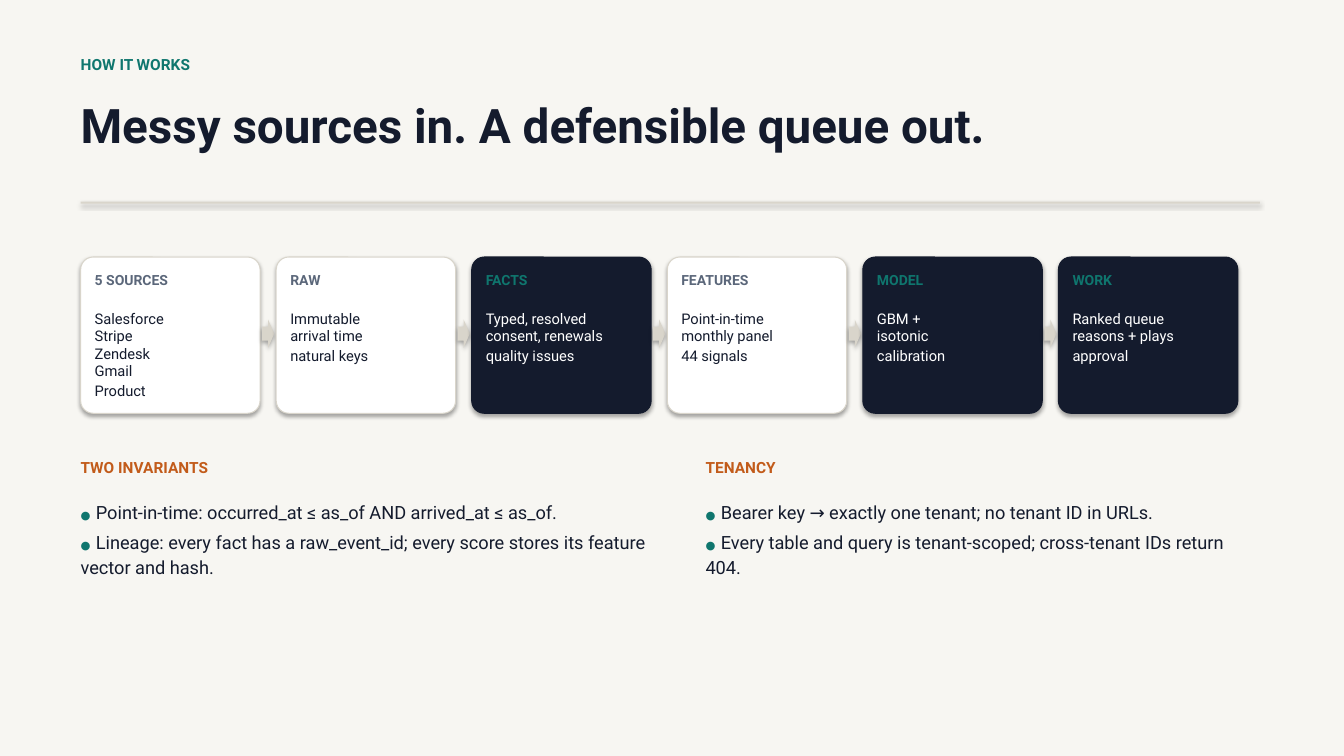
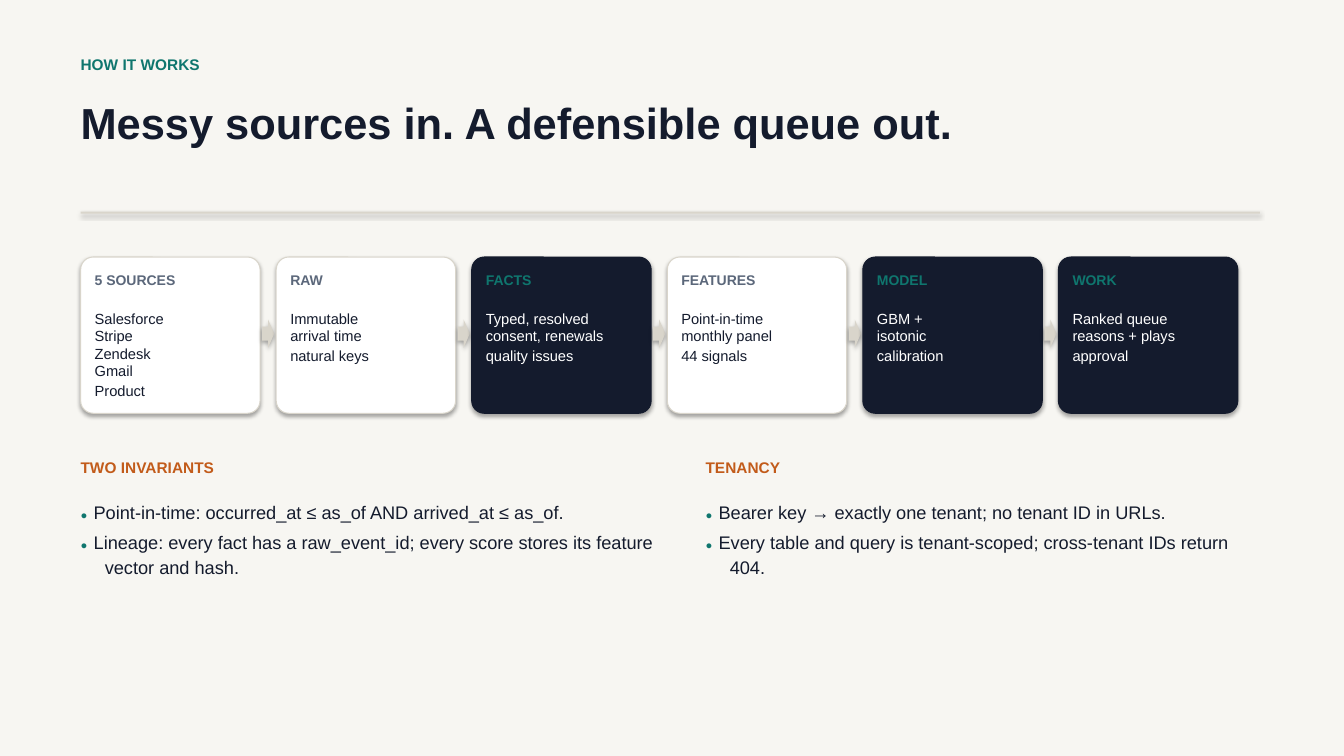
Before and after one commit to bablukumar5xx/renewal-risk-workbench, a slide deck: slide 5 of docs/solution-brief.pptx. Drawn at 1344x756 pixels with LibreOffice and Linux fonts; fonts in the diff are those of the drawing. Boxes give left, top, right and bottom in pixels: in the first picture for what was removed or moved away, otherwise in the second. Text is boxed around its words. In the diff, an @@ line names an element or a change of style, - is before the commit and + after.

Commit message:
Add real email transport, atomic approvals, and a narrated walkthrough

```diff
--- a/docs/solution-brief.pptx
+++ b/docs/solution-brief.pptx
@@ text "Messy sources in. A defensible ..." at [81,107,951,147]: size 34 to 31 pt, font Roboto to Arial @@
@@ rectangle: place and size @@
-rectangle at [81,202,1260,204]
+rectangle at [81,212,1260,214]
@@ font Roboto to Arial in 15 elements at [81,59,200,70], [95,275,175,285], [95,313,164,396], [290,275,323,285], [290,313,369,364], [486,275,532,285], [486,313,603,364], [681,275,755,285], [681,313,772,364], [877,275,927,285], [877,313,944,361], [1073,275,1117,285], [1073,313,1175,364], [81,462,214,473], [706,462,781,473] @@
@@ text "● Point-in-time: occurred_at ≤ as_of ..." at [94,505,653,574]: font Roboto to Arial; indent changed @@
@@ text "● Bearer key → exactly ..." at [719,506,1228,574]: font Roboto to Arial; indent changed @@
```
Also in this commit, not shown: 7 other slides changed, 14 other files.
